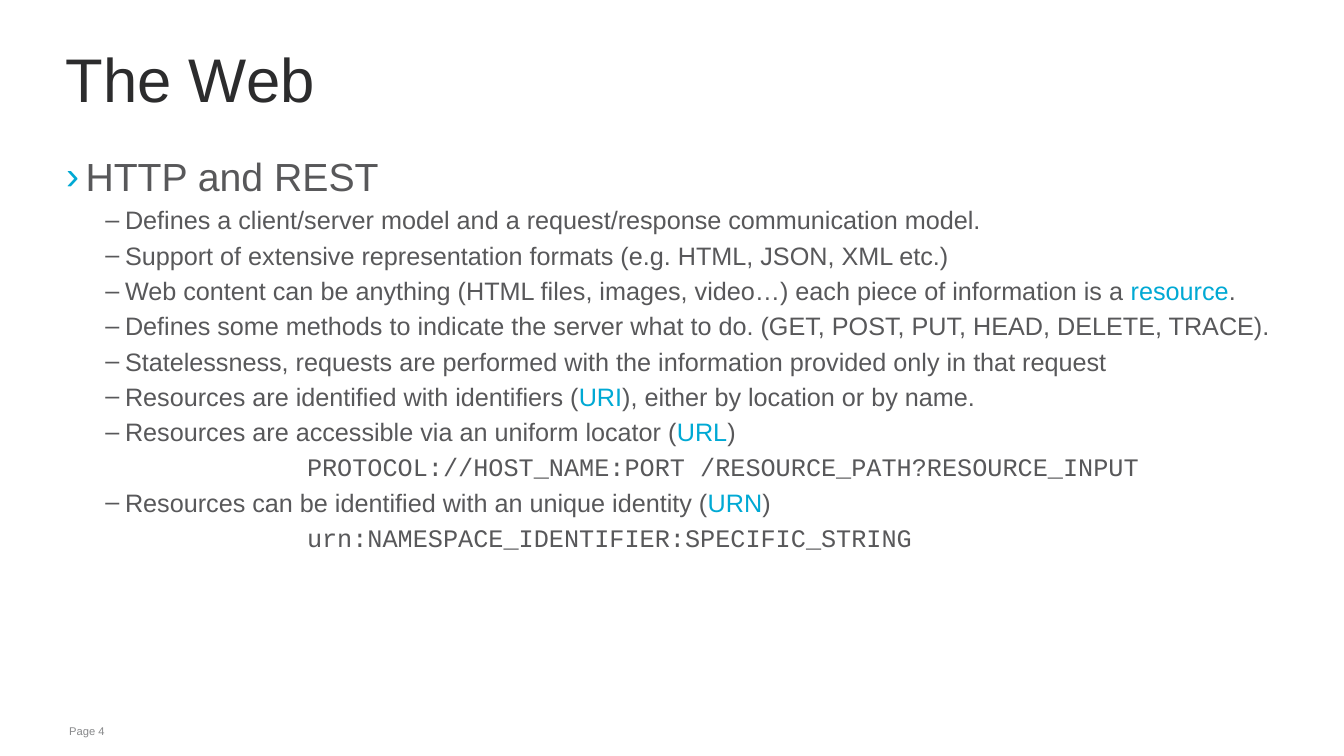
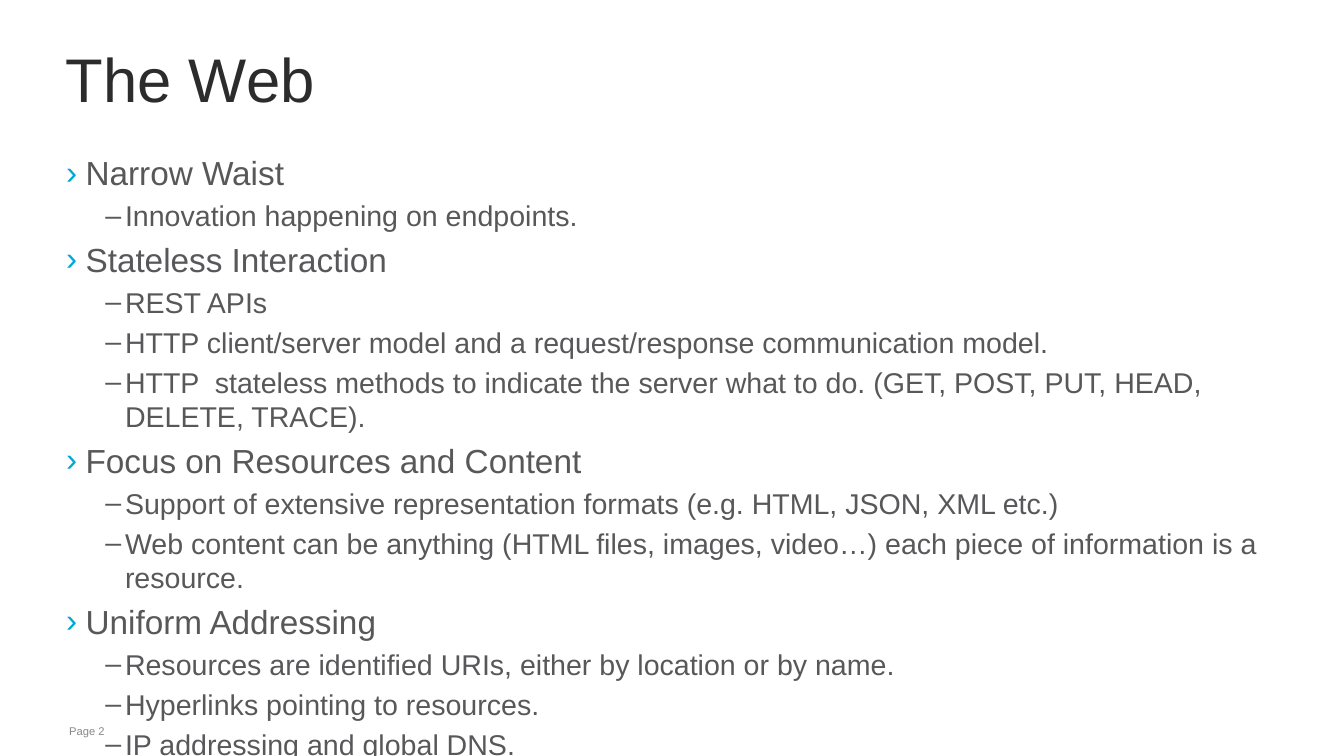
Before and after one commit to jaimejim/iot-playground, a slide deck: slide 2 of Documentation/IPSO_Intro_W3C.pptx (slide 4 before the commit). Drawn at 1344x756 pixels with LibreOffice and Linux fonts; fonts in the diff are those of the drawing; background and template pictures are left out. Boxes give left, top, right and bottom in pixels: in the first picture for what was removed or moved away, otherwise in the second. Text is boxed around its words. In the diff, an @@ line names an element or a change of style, - is before the commit and + after.

```diff
--- a/Documentation/IPSO_Intro_W3C.pptx
+++ b/Documentation/IPSO_Intro_W3C.pptx
@@ text at (x1=86, y1=161, x2=1201, y2=474): text changed; size 18 to 20.4 pt @@
-› HTTP and REST
-  – Defines a client/server model and a request/response communication model.
+› Narrow Waist
+  – Innovation happening on endpoints.
+› Stateless Interaction
+  – REST APIs
+  – HTTP client/server model and a request/response communication model.
+  – HTTP stateless methods to indicate the server what to do. (GET, POST, PUT, HEAD, DELETE, TRACE).
+› Focus on Resources and Content
@@ text at (x1=125, y1=493, x2=1257, y2=589): size 18 to 20.4 pt in "Support of extensive representation formats (e.g. HTML, ...", "Web content can be anything (HTML files, ..."; text colour #00A9D4 to #58585A in "resource." @@
@@ text at (x1=86, y1=610, x2=894, y2=721): text changed; size 18 to 20.4 pt @@
-  – Defines some methods to indicate the server what to do. (GET, POST, PUT, HEAD, DELETE, TRACE).
-  – Statelessness, requests are performed with the information provided only in that request
-  – Resources are identified with identifiers (URI), either by location or by name.
-  – Resources are accessible via an uniform locator (URL)
-  PROTOCOL://HOST_NAME:PORT /RESOURCE_PATH?RESOURCE_INPUT
-  – Resources can be identified with an unique identity (URN)
-  urn:NAMESPACE_IDENTIFIER:SPECIFIC_STRING
+› Uniform Addressing
+  – Resources are identified URIs, either by location or by name.
+  – Hyperlinks pointing to resources.
+  – IP addressing and global DNS.
@@ page number at (x1=69, y1=727, x2=104, y2=737): text changed @@
-Page 4
+Page 2
```
Also in this commit, not shown: 6 other slides changed, 1 slide removed.
